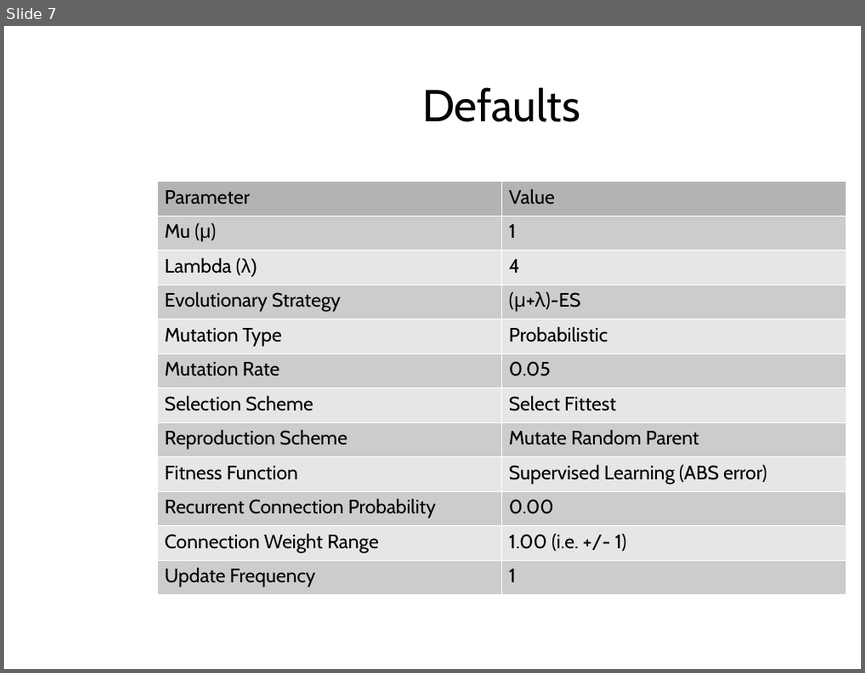
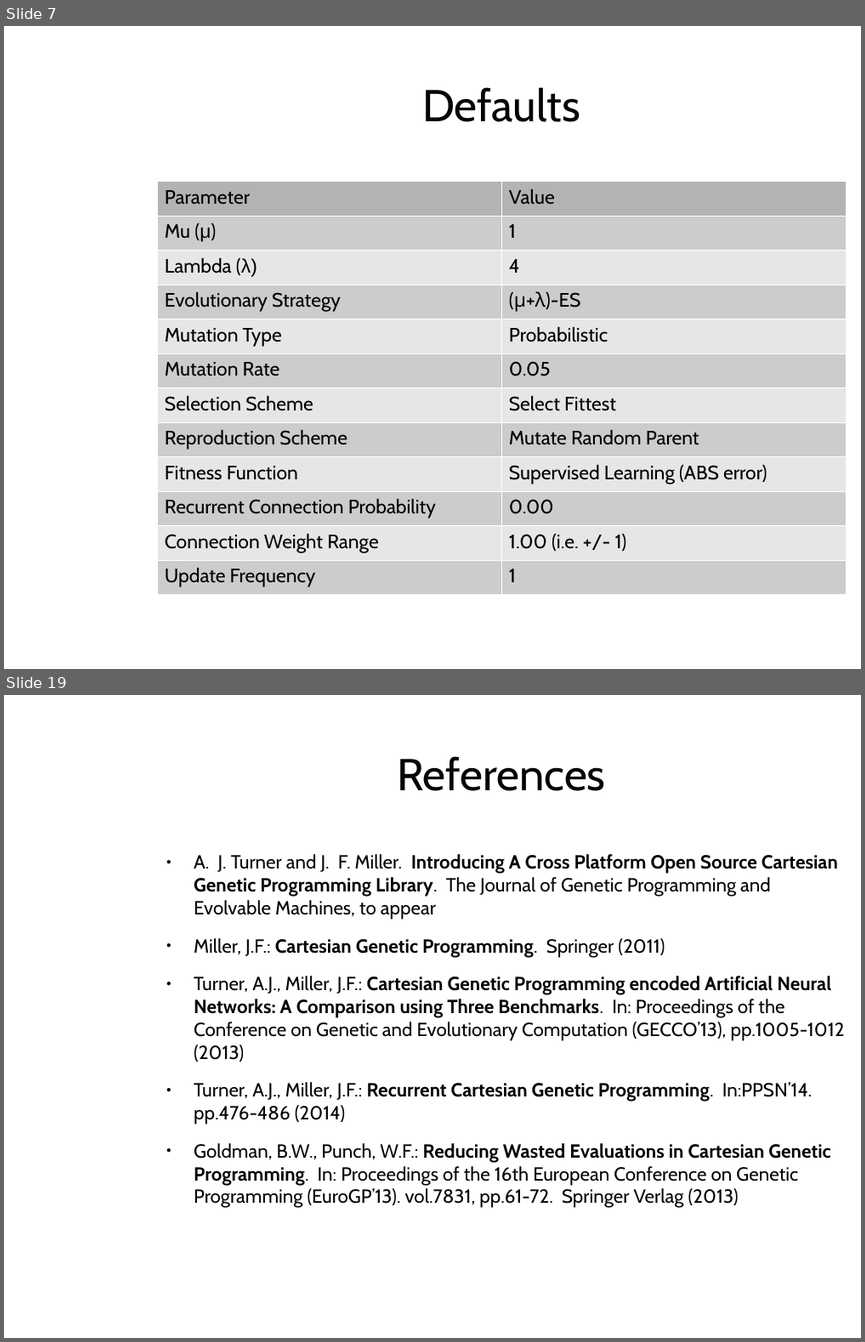
Before and after one commit to AndrewJamesTurner/CGP-Library, a slide deck: presentation/introduction.odp. Shown one above the other, each under a label of ours: slide 7 before the commit, slides 7 and 19 after it; the slides between them are not shown. The pictures are 865x673 and 865x1342 pixels, drawn with LibreOffice and Linux fonts; fonts in the diff are those of the drawing; background and template pictures are left out. Boxes give left, top, right and bottom in pixels: in the first picture for what was removed or moved away, otherwise in the second. Text is boxed around its words. In the diff, an @@ line names an element or a change of style, - is before the commit and + after.

```diff
--- a/presentation/introduction.odp
+++ b/presentation/introduction.odp
@@ slide 19 added at (4, 695, 861, 1338), background picture (left out) @@
@@ title added at (397, 756, 605, 791), 41.3 pt, text #050505 @@
+References
@@ text added at (194, 854, 845, 1208), 17.6 pt, text #050505 @@
+● A. J. Turner and J. F. Miller. Introducing A Cross Platform Open Source Cartesian Genetic Programming Library. The Journal of Genetic Programming and Evolvable Machines, to appear
+● Miller, J.F.: Cartesian Genetic Programming. Springer (2011)
+● Turner, A.J., Miller, J.F.: Cartesian Genetic Programming encoded Artificial Neural Networks: A Comparison using Three Benchmarks. In: Proceedings of the Conference on Genetic and Evolutionary Computation (GECCO’13), pp.1005-1012 (2013)
+● Turner, A.J., Miller, J.F.: Recurrent Cartesian Genetic Programming. In:PPSN’14. pp.476-486 (2014)
+● Goldman, B.W., Punch, W.F.: Reducing Wasted Evaluations in Cartesian Genetic Programming. In: Proceedings of the 16th European Conference on Genetic Programming (EuroGP’13). vol.7831, pp.61-72. Springer Verlag (2013)
```
Also in this commit, not shown: 5 other slides changed, 11 other slides added, 14 other files.
